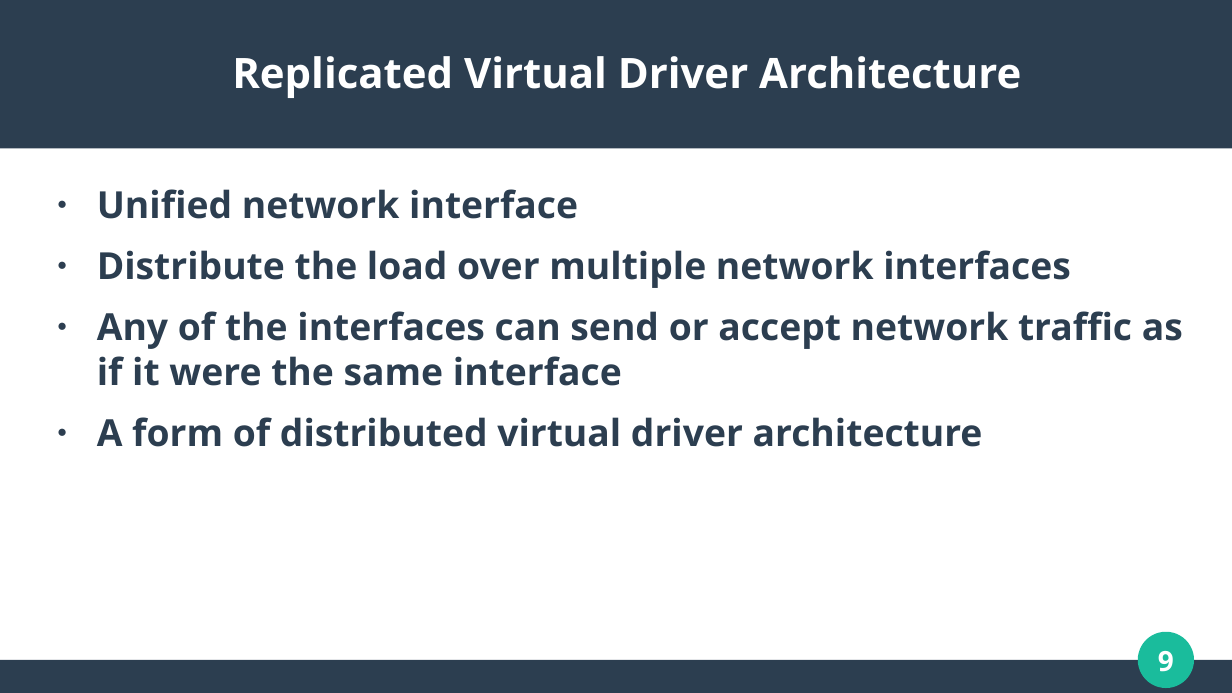
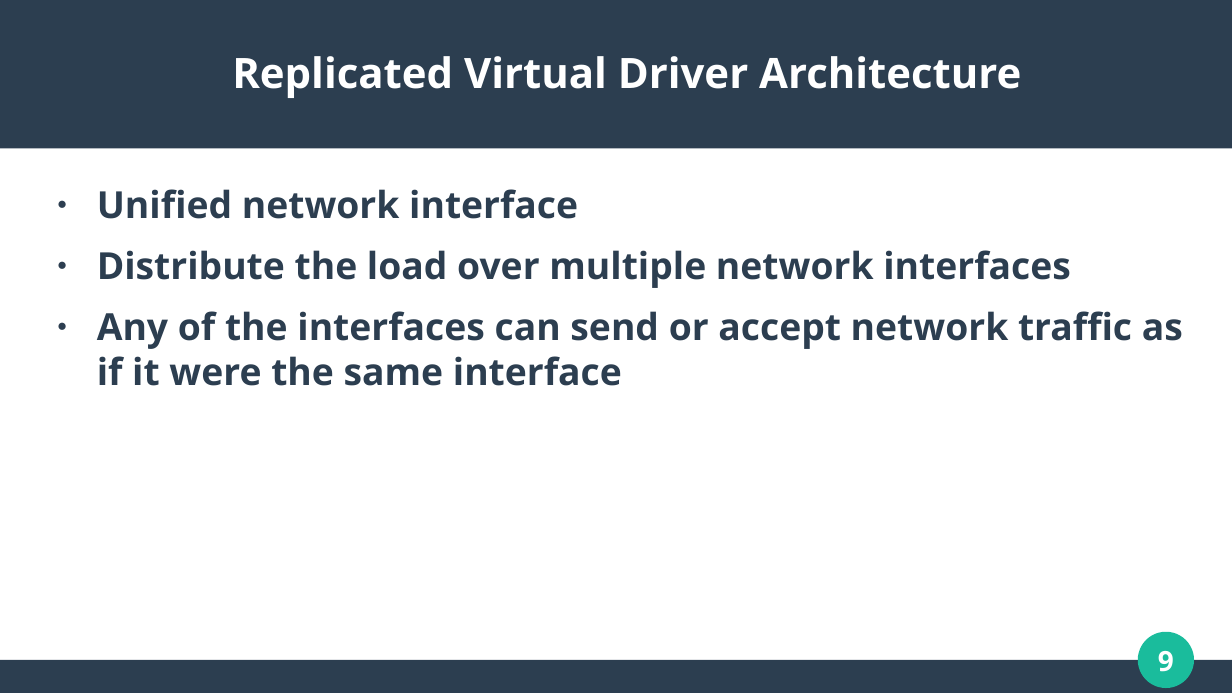
Before and after one commit to WaveArch/Wave, a slide deck: slide 9 of Replicated.pptx. Drawn at 1232x693 pixels with LibreOffice and Linux fonts; fonts in the diff are those of the drawing. Boxes give left, top, right and bottom in pixels: in the first picture for what was removed or moved away, otherwise in the second. Text is boxed around its words. In the diff, an @@ line names an element or a change of style, - is before the commit and + after.

```diff
--- a/Replicated.pptx
+++ b/Replicated.pptx
@@ text at [97,417,983,447]: paragraph removed @@
-● A form of distributed virtual driver architecture
```
Also in this commit, not shown: 5 other slides changed, 3 other files.
